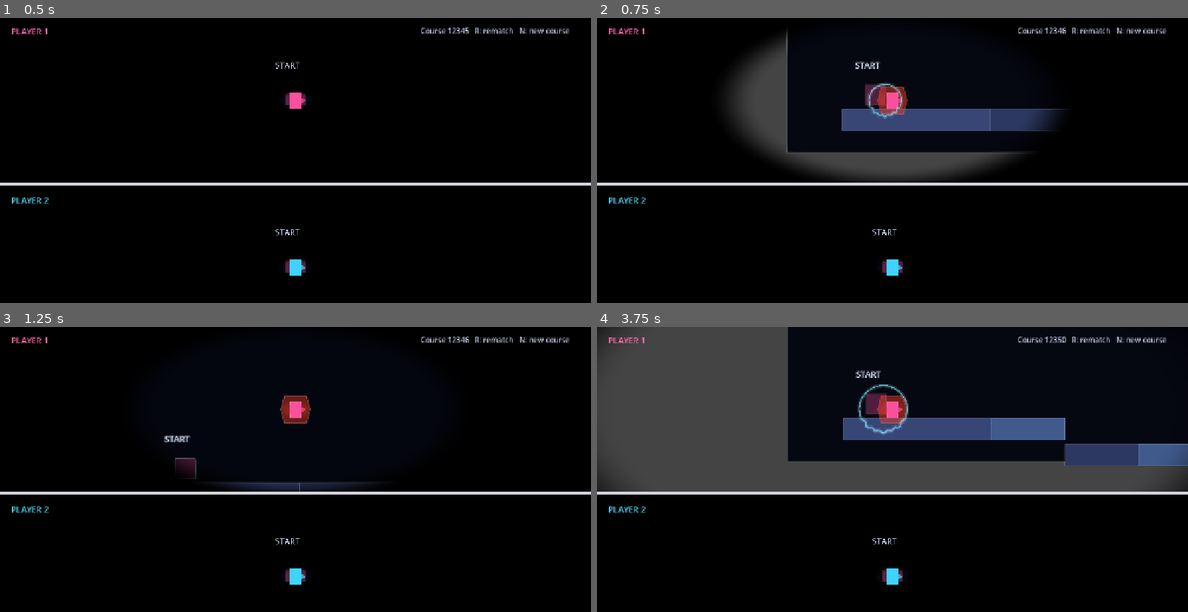
Above: before the commit, frames 1-4 (two rows, left to right).
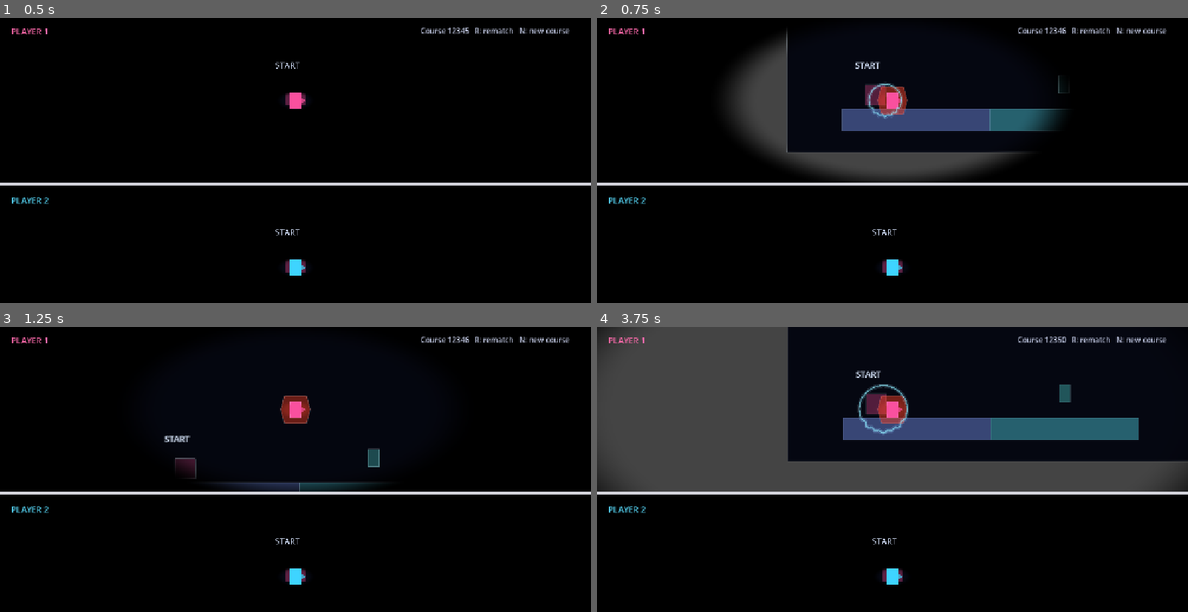
Above: after the commit, the same moments.

Repository: ketr4x/Haven
Game: Godot game, scene res://scenes/game/race.tscn
Same seed, same stepped clock (60 frames per second), same inputs: the game is played once before the commit and once after it.
Inputs:
- Up to frame 1 (0.5 s): no input
- Up to frame 2 (0.75 s): tap Enter at 0.5 s; hold D (p1_right) from 0.53 s (still down); hold N (new_seed) from 0.53 s (still down)
- Up to frame 3 (1.25 s): keep holding D (p1_right); keep holding N (new_seed); tap W (p1_jump) at 0.77 s
- Up to frame 4 (3.75 s): release N (new_seed) at 1.28 s; tap N (new_seed) at 1.35, 2.85 s; tap W (p1_jump) at 1.52, 3.02 s; release D (p1_right) at 2.03 s; hold A (p1_left) 2.03-2.78 s; hold N (new_seed) 2.03-2.78 s; tap S (p1_shout) at 2.1 s; hold D (p1_right) from 2.78 s (still down); hold N (new_seed) from 3.53 s (still down)

Frame 1 is identical in both runs. In frame 2, 0.7% of the frame differs, in the area x 66-80%, y 20-40%; in frame 3, 0.2%; in frame 4, 3.7%, in the area x 66-100%, y 20-49%.

Commit message:
Add validated traversal chunks

Diff:
--- a/scenes/game/generator_lab.tscn
+++ b/scenes/game/generator_lab.tscn
@@ -8,7 +8,10 @@
 [ext_resource type="PackedScene" path="res://scenes/levels/chunks/chunk_step_up.tscn" id="6_step_up"]
 [ext_resource type="PackedScene" path="res://scenes/levels/chunks/chunk_step_down.tscn" id="7_step_down"]
 [ext_resource type="PackedScene" path="res://scenes/levels/chunks/chunk_bridge.tscn" id="8_bridge"]
-[ext_resource type="PackedScene" path="res://scenes/levels/chunks/chunk_finish.tscn" id="9_finish"]
+[ext_resource type="PackedScene" path="res://scenes/levels/chunks/chunk_gap.tscn" id="9_gap"]
+[ext_resource type="PackedScene" path="res://scenes/levels/chunks/chunk_wall_jump.tscn" id="10_wall_jump"]
+[ext_resource type="PackedScene" path="res://scenes/levels/chunks/chunk_bounce_reward.tscn" id="11_bounce_reward"]
+[ext_resource type="PackedScene" path="res://scenes/levels/chunks/chunk_finish.tscn" id="12_finish"]
 
 [node name="GeneratorLab" type="Node2D"]
 script = ExtResource("1_lab")
@@ -23,8 +26,9 @@
 position = Vector2(120, 650)
 script = ExtResource("2_generator")
 start_chunk = ExtResource("4_start")
-traversal_chunks = Array[PackedScene]([ExtResource("5_flat"), ExtResource("6_step_up"), ExtResource("7_step_down"), ExtResource("8_bridge")])
-finish_chunk = ExtResource("9_finish")
+traversal_chunks = Array[PackedScene]([ExtResource("5_flat"), ExtResource("6_step_up"), ExtResource("7_step_down"), ExtResource("8_bridge"), ExtResource("9_gap"), ExtResource("10_wall_jump"), ExtResource("11_bounce_reward")])
+safe_fallback_chunk = ExtResource("5_flat")
+finish_chunk = ExtResource("12_finish")
 traversal_count = 5
 seed_value = 12345
 
--- a/scenes/game/player_world.tscn
+++ b/scenes/game/player_world.tscn
@@ -9,7 +9,10 @@
 [ext_resource type="PackedScene" path="res://scenes/levels/chunks/chunk_step_up.tscn" id="7_up"]
 [ext_resource type="PackedScene" path="res://scenes/levels/chunks/chunk_step_down.tscn" id="8_down"]
 [ext_resource type="PackedScene" path="res://scenes/levels/chunks/chunk_bridge.tscn" id="9_bridge"]
-[ext_resource type="PackedScene" path="res://scenes/levels/chunks/chunk_finish.tscn" id="10_finish"]
+[ext_resource type="PackedScene" path="res://scenes/levels/chunks/chunk_gap.tscn" id="10_gap"]
+[ext_resource type="PackedScene" path="res://scenes/levels/chunks/chunk_wall_jump.tscn" id="11_wall_jump"]
+[ext_resource type="PackedScene" path="res://scenes/levels/chunks/chunk_bounce_reward.tscn" id="12_bounce_reward"]
+[ext_resource type="PackedScene" path="res://scenes/levels/chunks/chunk_finish.tscn" id="13_finish"]
 [ext_resource type="PackedScene" path="res://scenes/effects/sound_wave.tscn" id="11_wave"]
 [ext_resource type="PackedScene" path="res://scenes/effects/reveal_ring.tscn" id="12_ring"]
 [ext_resource type="PackedScene" path="res://scenes/effects/echo_overlay.tscn" id="13_overlay"]
@@ -29,8 +32,9 @@
 position = Vector2(120, 650)
 script = ExtResource("2_generator")
 start_chunk = ExtResource("5_start")
-traversal_chunks = Array[PackedScene]([ExtResource("6_flat"), ExtResource("7_up"), ExtResource("8_down"), ExtResource("9_bridge")])
-finish_chunk = ExtResource("10_finish")
+traversal_chunks = Array[PackedScene]([ExtResource("6_flat"), ExtResource("7_up"), ExtResource("8_down"), ExtResource("9_bridge"), ExtResource("10_gap"), ExtResource("11_wall_jump"), ExtResource("12_bounce_reward")])
+safe_fallback_chunk = ExtResource("6_flat")
+finish_chunk = ExtResource("13_finish")
 traversal_count = 5
 
 [node name="GeneratedChunks" type="Node2D" parent="CourseGenerator"]
--- /dev/null
+++ b/scenes/levels/chunks/chunk_bounce_reward.tscn
@@ -0,0 +1,32 @@
+[gd_scene load_steps=4 format=3]
+
+[ext_resource type="Script" path="res://scripts/generator/course_chunk.gd" id="1"]
+[sub_resource type="RectangleShape2D" id="2"]
+size = Vector2(384, 48)
+[sub_resource type="RectangleShape2D" id="3"]
+size = Vector2(16, 96)
+
+[node name="ChunkBounceReward" type="Node2D"]
+script = ExtResource("1")
+chunk_id = &"bounce_reward"
+difficulty = 2
+min_width = 384.0
+max_width = 384.0
+requires_shout = true
+has_safe_landing = true
+[node name="EntryMarker" type="Marker2D" parent="."]
+[node name="ExitMarker" type="Marker2D" parent="."]
+position = Vector2(384,0)
+[node name="Floor" type="StaticBody2D" parent="."]
+position = Vector2(192,0)
+collision_layer = 1
+[node name="CollisionShape2D" type="CollisionShape2D" parent="Floor"]
+shape = SubResource("2")
+[node name="Reflector" type="StaticBody2D" parent="."]
+position = Vector2(240,-96)
+collision_layer = 1
+[node name="CollisionShape2D" type="CollisionShape2D" parent="Reflector"]
+shape = SubResource("3")
+[node name="Visual" type="Polygon2D" parent="Reflector"]
+polygon = PackedVector2Array(-8,-48,8,-48,8,48,-8,48)
+color = Color(0.25,0.9,1,0.8)
--- /dev/null
+++ b/scenes/levels/chunks/chunk_gap.tscn
@@ -0,0 +1,34 @@
+[gd_scene load_steps=4 format=3]
+
+[ext_resource type="Script" path="res://scripts/generator/course_chunk.gd" id="1"]
+[sub_resource type="RectangleShape2D" id="2"]
+size = Vector2(144, 48)
+[sub_resource type="RectangleShape2D" id="3"]
+size = Vector2(168, 48)
+
+[node name="ChunkGap" type="Node2D"]
+script = ExtResource("1")
+chunk_id = &"gap"
+difficulty = 1
+min_width = 384.0
+max_width = 384.0
+has_safe_landing = true
+[node name="EntryMarker" type="Marker2D" parent="."]
+[node name="ExitMarker" type="Marker2D" parent="."]
+position = Vector2(384, 0)
+[node name="LaunchFloor" type="StaticBody2D" parent="."]
+position = Vector2(72, 0)
+collision_layer = 1
+[node name="CollisionShape2D" type="CollisionShape2D" parent="LaunchFloor"]
+shape = SubResource("2")
+[node name="Visual" type="Polygon2D" parent="LaunchFloor"]
+polygon = PackedVector2Array(-72,-24,72,-24,72,24,-72,24)
+color = Color(0.25,0.31,0.52,1)
+[node name="LandingFloor" type="StaticBody2D" parent="."]
+position = Vector2(300, 0)
+collision_layer = 1
+[node name="CollisionShape2D" type="CollisionShape2D" parent="LandingFloor"]
+shape = SubResource("3")
+[node name="Visual" type="Polygon2D" parent="LandingFloor"]
+polygon = PackedVector2Array(-84,-24,84,-24,84,24,-84,24)
+color = Color(0.3,0.8,0.8,1)
--- /dev/null
+++ b/scenes/levels/chunks/chunk_wall_jump.tscn
@@ -0,0 +1,36 @@
+[gd_scene load_steps=5 format=3]
+
+[ext_resource type="Script" path="res://scripts/generator/course_chunk.gd" id="1"]
+[sub_resource type="RectangleShape2D" id="2"]
+size = Vector2(216, 48)
+[sub_resource type="RectangleShape2D" id="3"]
+size = Vector2(16, 168)
+[sub_resource type="RectangleShape2D" id="4"]
+size = Vector2(168, 32)
+
+[node name="ChunkWallJump" type="Node2D"]
+script = ExtResource("1")
+chunk_id = &"wall_jump"
+difficulty = 2
+min_width = 384.0
+max_width = 384.0
+allows_wall_jump = true
+has_safe_landing = true
+[node name="EntryMarker" type="Marker2D" parent="."]
+[node name="ExitMarker" type="Marker2D" parent="."]
+position = Vector2(384, -136)
+[node name="Floor" type="StaticBody2D" parent="."]
+position = Vector2(108,0)
+collision_layer = 1
+[node name="CollisionShape2D" type="CollisionShape2D" parent="Floor"]
+shape = SubResource("2")
+[node name="Wall" type="StaticBody2D" parent="."]
+position = Vector2(184,-84)
+collision_layer = 1
+[node name="CollisionShape2D" type="CollisionShape2D" parent="Wall"]
+shape = SubResource("3")
+[node name="Platform" type="StaticBody2D" parent="."]
+position = Vector2(300,-136)
+collision_layer = 1
+[node name="CollisionShape2D" type="CollisionShape2D" parent="Platform"]
+shape = SubResource("4")
--- a/scripts/generator/course_chunk.gd
+++ b/scripts/generator/course_chunk.gd
@@ -3,6 +3,8 @@
 
 @export var chunk_id: StringName
 @export_range(1, 3) var difficulty: int = 1
+@export var min_width: float = 192.0
+@export var max_width: float = 640.0
 @export var allows_wall_jump: bool = false
 @export var requires_shout: bool = false
 @export var has_safe_landing: bool = true
@@ -18,3 +20,7 @@
 func player_spawn_position() -> Vector2:
 	var spawn_marker := get_node_or_null("PlayerSpawn") as Marker2D
 	return spawn_marker.position if spawn_marker else entry_position()
+
+
+func path_width() -> float:
+	return exit_position().x - entry_position().x
--- a/scripts/generator/course_generator.gd
+++ b/scripts/generator/course_generator.gd
@@ -5,6 +5,7 @@
 
 @export var start_chunk: PackedScene
 @export var traversal_chunks: Array[PackedScene]
+@export var safe_fallback_chunk: PackedScene
 @export var finish_chunk: PackedScene
 @export_range(1, 8) var traversal_count: int = 5
 @export var seed_value: int = 12_345
@@ -28,11 +29,13 @@
 	player_spawn = start.position + start.player_spawn_position()
 	next_entry = start.position + start.exit_position()
 	sequence.append(String(start.chunk_id))
+	var previous_difficulty := start.difficulty
 
 	for index in traversal_count:
-		var chunk_scene := traversal_chunks[random.randi_range(0, traversal_chunks.size() - 1)]
+		var chunk_scene := _choose_compatible_chunk(random, previous_difficulty)
 		var chunk := _place_chunk(chunk_scene, next_entry)
 		next_entry = chunk.position + chunk.exit_position()
+		previous_difficulty = chunk.difficulty
 		sequence.append(String(chunk.chunk_id))
 
 	var finish := _place_chunk(finish_chunk, next_entry)
@@ -40,6 +43,29 @@
 	sequence.append(String(finish.chunk_id))
 	course_signature = " > ".join(sequence)
 	course_generated.emit(seed_value, course_signature)
+
+
+func _choose_compatible_chunk(random: RandomNumberGenerator, previous_difficulty: int) -> PackedScene:
+	var compatible_chunks: Array[PackedScene] = []
+	for chunk_scene in traversal_chunks:
+		if _scene_is_compatible(chunk_scene, previous_difficulty):
+			compatible_chunks.append(chunk_scene)
+
+	if compatible_chunks.is_empty():
+		return safe_fallback_chunk
+	return compatible_chunks[random.randi_range(0, compatible_chunks.size() - 1)]
+
+
+func _scene_is_compatible(chunk_scene: PackedScene, previous_difficulty: int) -> bool:
+	var candidate := chunk_scene.instantiate() as CourseChunk
+	var width := candidate.path_width()
+	var is_valid: bool = candidate.has_safe_landing \
+		and width >= candidate.min_width \
+		and width <= candidate.max_width \
+		and width > 0.0 \
+		and abs(candidate.difficulty - previous_difficulty) <= 1
+	candidate.free()
+	return is_valid
 
 
 func _place_chunk(chunk_scene: PackedScene, entry_position: Vector2) -> CourseChunk:
